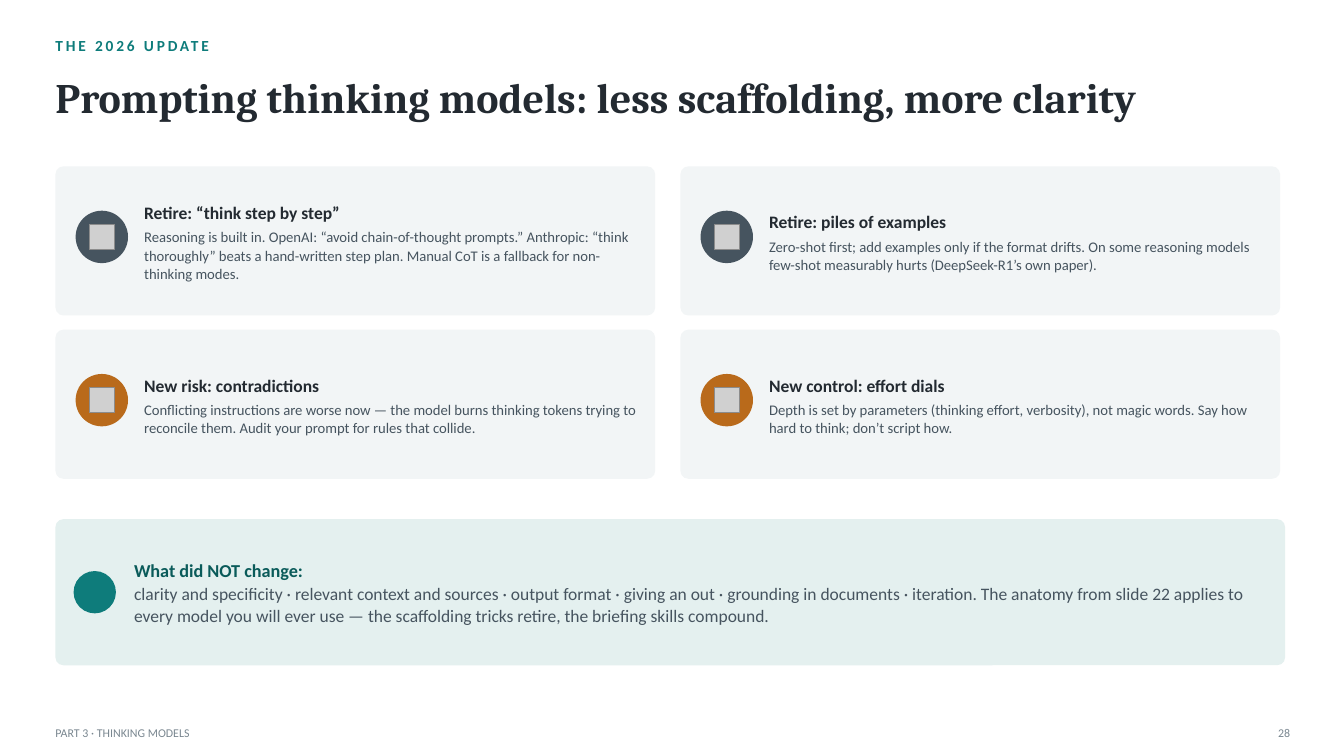
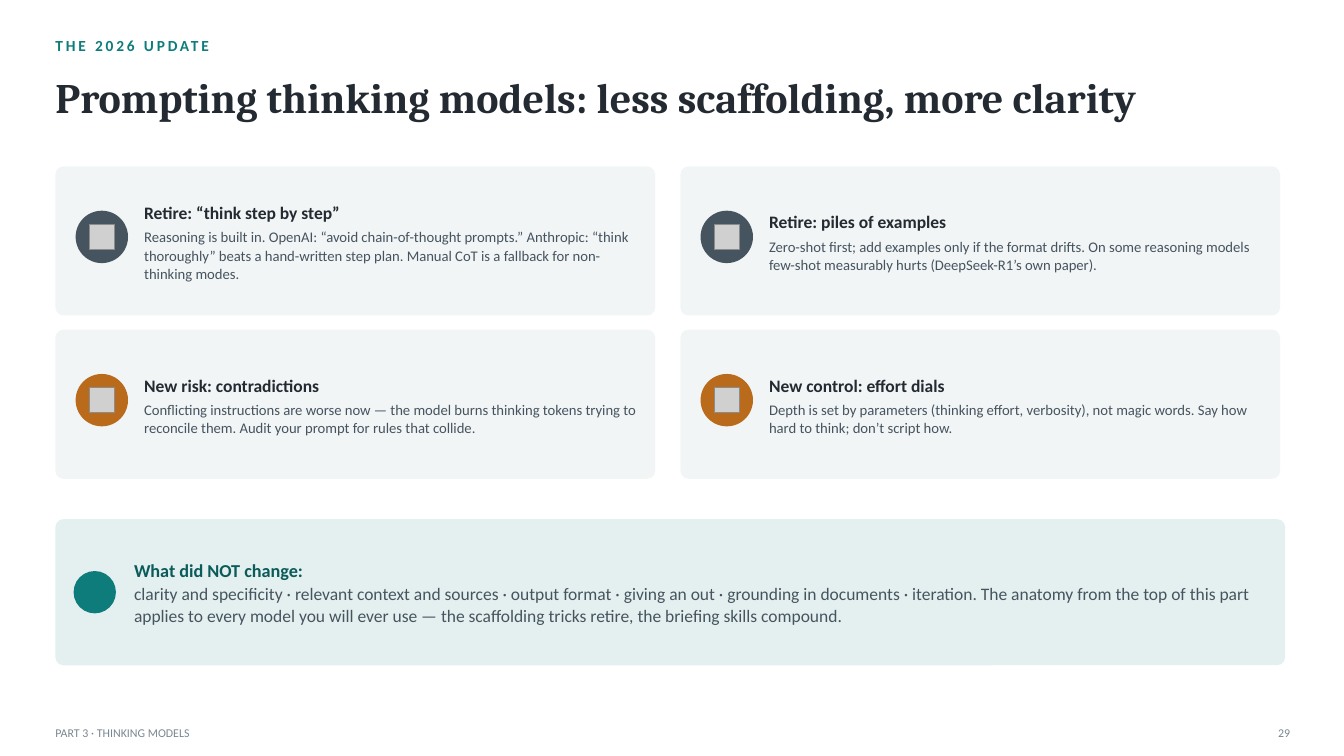
Before and after one commit to naviero1/Claude-Works, a slide deck: slide 29 of ai-training-prompt-engineering/deliverables/From_Prompts_to_Agents_Training.pptx (slide 28 before the commit). Drawn at 1344x756 pixels with LibreOffice and Linux fonts; fonts in the diff are those of the drawing; grey boxes stand for pictures; background and template pictures are left out. Boxes give left, top, right and bottom in pixels: in the first picture for what was removed or moved away, otherwise in the second. Text is boxed around its words. In the diff, an @@ line names an element or a change of style, - is before the commit and + after.

```diff
--- a/ai-training-prompt-engineering/deliverables/From_Prompts_to_Agents_Training.pptx
+++ b/ai-training-prompt-engineering/deliverables/From_Prompts_to_Agents_Training.pptx
@@ text at [134,588,1249,625]: text changed @@
-clarity and specificity · relevant context and sources · output format · giving an out · grounding in documents · iteration. The anatomy from slide 22 applies to every model you will ever use — the scaffolding tricks retire, the briefing skills compound.
+clarity and specificity · relevant context and sources · output format · giving an out · grounding in documents · iteration. The anatomy from the top of this part applies to every model you will ever use — the scaffolding tricks retire, the briefing skills compound.
```
Also in this commit, not shown: 38 other slides changed, 1 slide added, 10 other files.
